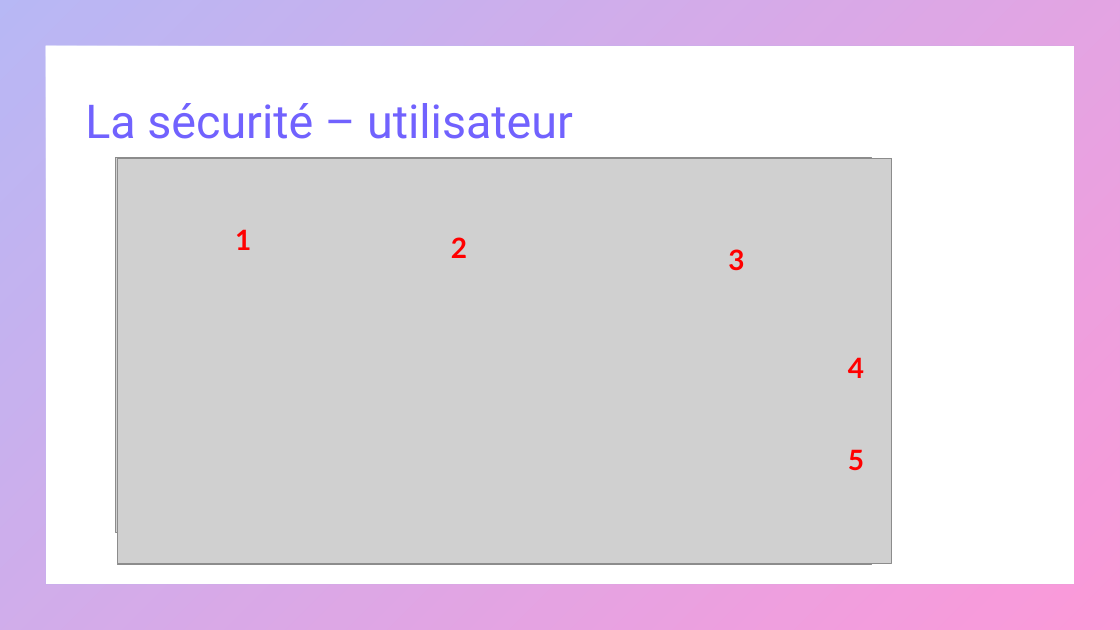
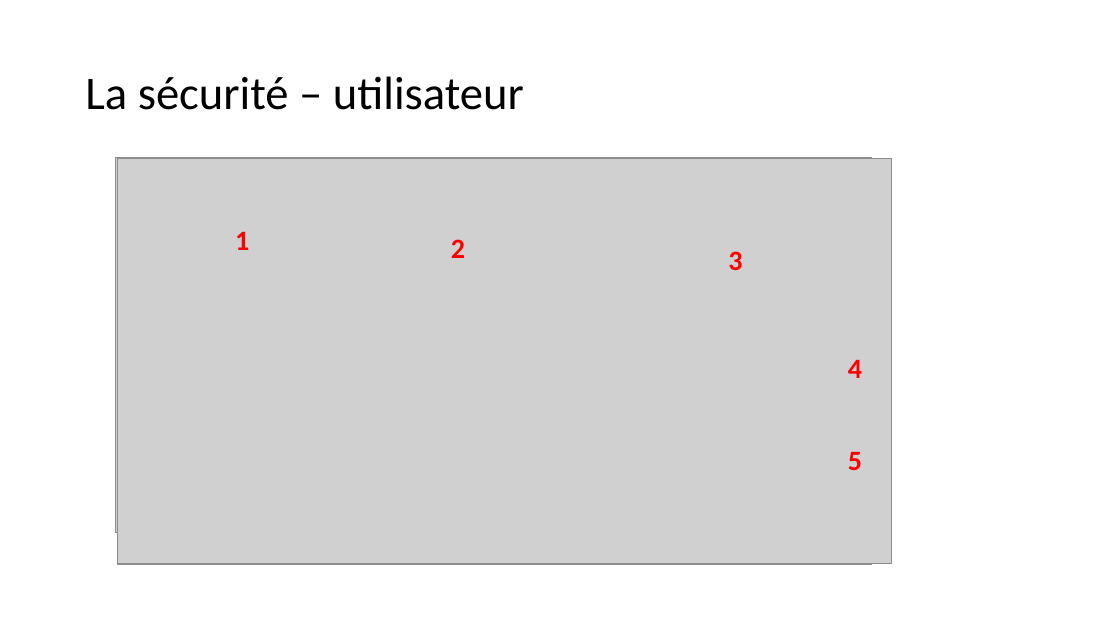
Before and after one commit to mapette/sos_immo_backend, a slide deck: slide 13 of doc/présentation V4 - commentaires.pptx. Drawn at 1120x630 pixels with LibreOffice and Linux fonts; fonts in the diff are those of the drawing; grey boxes stand for pictures. Boxes give left, top, right and bottom in pixels: in the first picture for what was removed or moved away, otherwise in the second. Text is boxed around its words. In the diff, an @@ line names an element or a change of style, - is before the commit and + after.

```diff
--- a/doc/présentation V4 - commentaires.pptx
+++ b/doc/présentation V4 - commentaires.pptx
@@ frame removed at <box>0,0,1120,630</box> @@
@@ title "La sécurité – utilisateur": place and size @@
-title "La sécurité – utilisateur" at <box>85,103,573,139</box>
+title "La sécurité – utilisateur" at <box>85,76,524,110</box>
@@ title "La sécurité – utilisateur" at <box>85,76,524,110</box>: font Roboto to Calibri, text colour gradient #7162FE to #F900A0 to #000000 @@
@@ font Lato to Calibri in 5 elements at <box>235,232,249,250</box>, <box>451,239,465,258</box>, <box>728,251,742,270</box>, <box>848,360,862,378</box>, <box>848,452,862,470</box> @@
```
Also in this commit, not shown: 23 other slides changed, 1 slide added, 1 other file.
